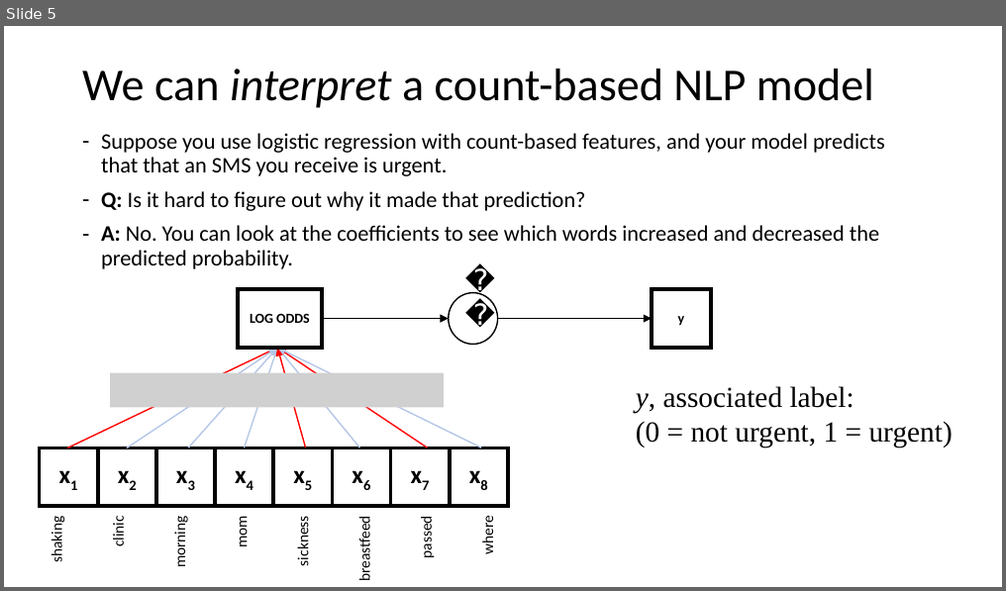
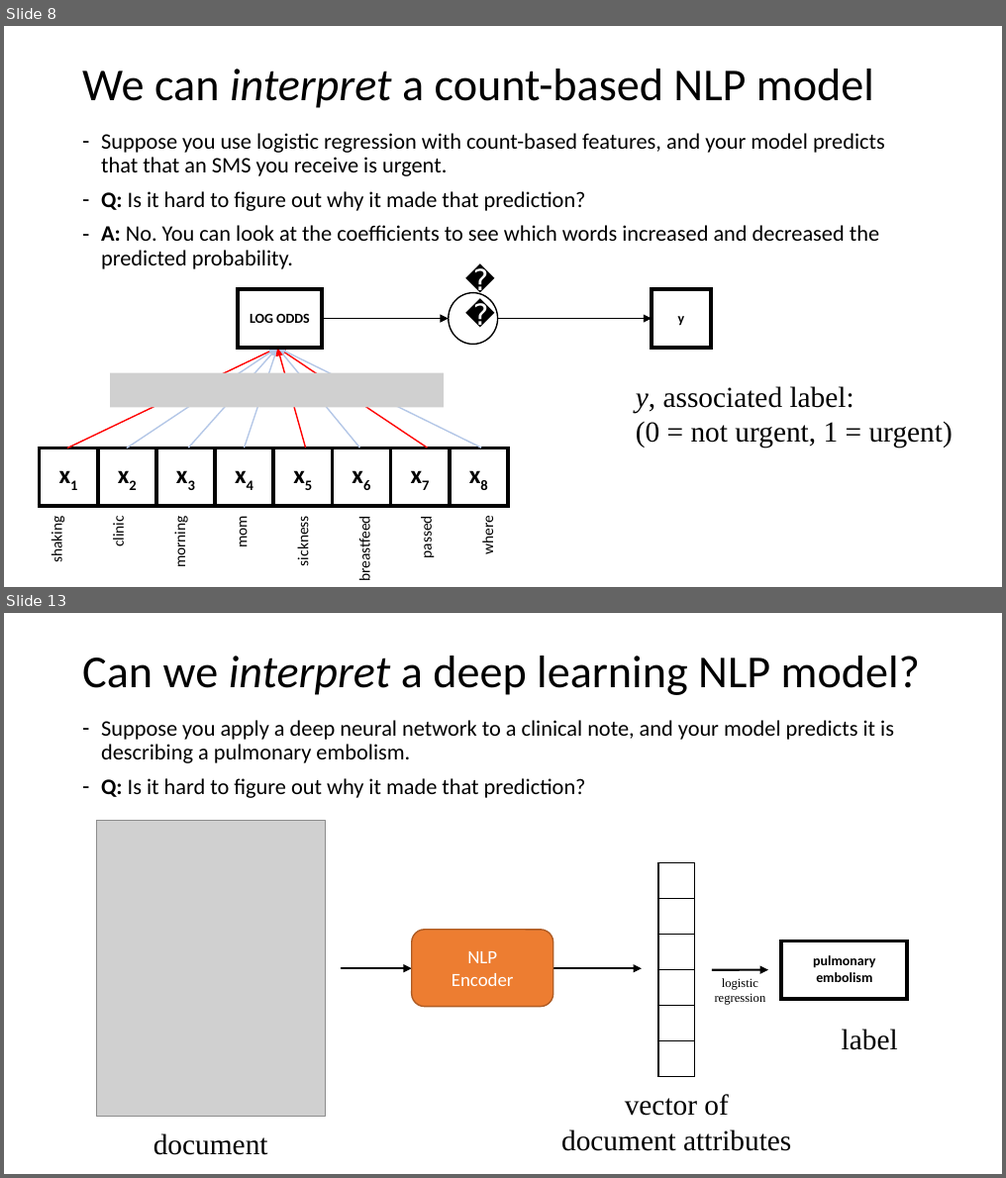
Before and after one commit to mengelhard/mmci_applied_ds, a slide deck: lectures/understanding_model_predictions.pptx. Shown one above the other, each under a label of ours: slide 5 before the commit, slides 8 and 13 after it; the slides between them are not shown. The pictures are 1006x591 and 1006x1178 pixels, drawn with LibreOffice and Linux fonts; fonts in the diff are those of the drawing; grey boxes stand for pictures. Boxes give left, top, right and bottom in pixels: in the first picture for what was removed or moved away, otherwise in the second. Text is boxed around its words. In the diff, an @@ line names an element or a change of style, - is before the commit and + after.

```diff
--- a/lectures/understanding_model_predictions.pptx
+++ b/lectures/understanding_model_predictions.pptx
@@ slide 13 added at bbox=[4, 613, 1002, 1174], background #FFFFFF @@
@@ title added at bbox=[82, 656, 920, 695], 33 pt, text #000000 @@
+Can we interpret a deep learning NLP model?
@@ text added at bbox=[101, 720, 894, 798], 16 pt, text #000000 @@
+– Suppose you apply a deep neural network to a clinical note, and your model predicts it is describing a pulmonary embolism.
+– Q: Is it hard to figure out why it made that prediction?
@@ picture added at bbox=[97, 821, 326, 1117] @@
@@ table added at bbox=[658, 863, 695, 1077], 6 rows, 1 columns @@
+
+
+
+
+
+
@@ rounded rectangle added at bbox=[411, 930, 552, 1006], fill #ED7D31, outline #AF5C24 1 pt, 13.5 pt, text #FFFFFF @@
+NLP
+Encoder
@@ arrow added from (341, 968) to (411, 968), #000000 1.5 pt @@
@@ arrow added from (552, 968) to (642, 968), #000000 1.5 pt @@
@@ table added at bbox=[781, 942, 907, 999], 1 rows, 1 columns @@
+pulmonary embolism
@@ arrow added from (712, 970) to (768, 970), #000000 1.5 pt @@
@@ text added at bbox=[715, 978, 766, 1005], 9 pt, text #000000 @@
+logistic
+regression
@@ text added at bbox=[842, 1029, 898, 1051], 21 pt, text #000000 @@
+label
@@ text added at bbox=[561, 1094, 791, 1152], 21 pt, text #000000 @@
+vector of
+document attributes
@@ text added at bbox=[153, 1134, 268, 1156], 21 pt, text #000000 @@
+document
@@ what was slide 5 is now slide 8 @@
```
Also in this commit, not shown: 5 slides changed, 15 other slides added, 1 slide removed, 9 other files.
